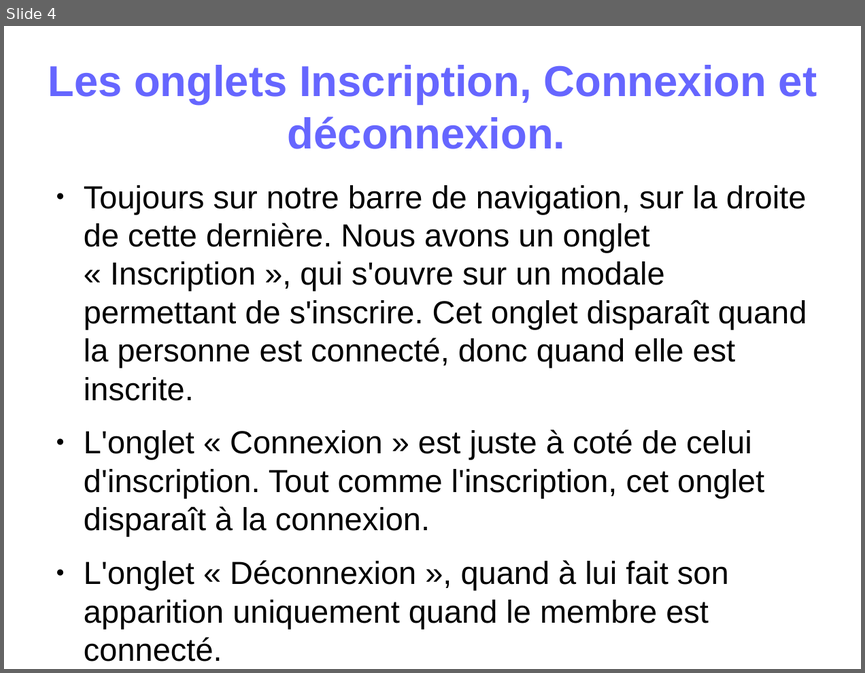
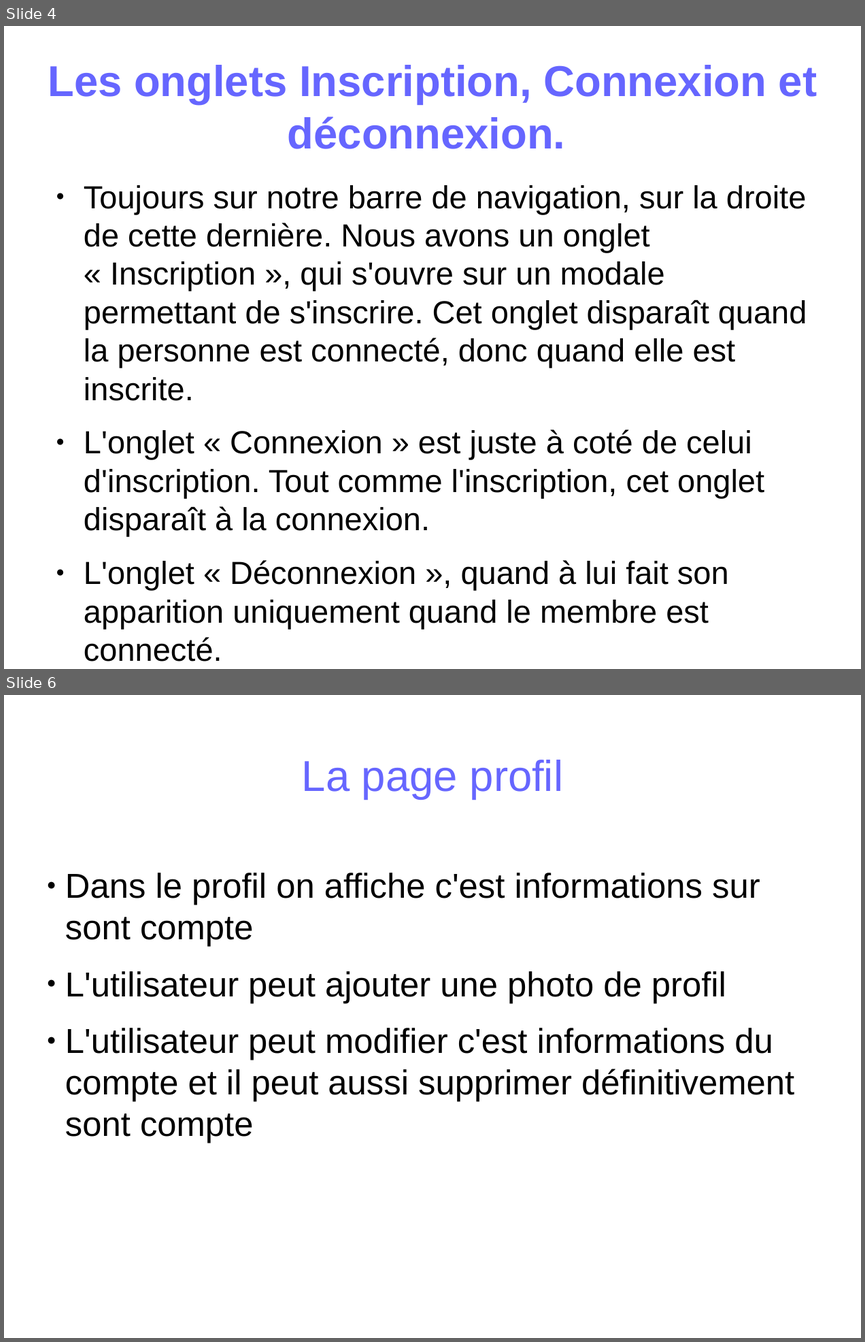
Before and after one commit to virginiecreus/Bac, a slide deck: powerpoint_de_présentation.odp. Shown one above the other, each under a label of ours: slide 4 before the commit, slides 4 and 6 after it; the slides between them are not shown. The pictures are 865x673 and 865x1342 pixels, drawn with LibreOffice and Linux fonts; fonts in the diff are those of the drawing. Boxes give left, top, right and bottom in pixels: in the first picture for what was removed or moved away, otherwise in the second. Text is boxed around its words. In the diff, an @@ line names an element or a change of style, - is before the commit and + after.

```diff
--- a/powerpoint_de_présentation.odp
+++ b/powerpoint_de_présentation.odp
@@ slide 6 added at [4,695,861,1338], background #FFFFFF @@
@@ title added at [302,760,563,799], 40 pt, text #6666FF @@
+La page profil
@@ subtitle added at [65,872,794,1143], 32 pt, text #000000 @@
+● Dans le profil on affiche c'est informations sur sont compte
+● L'utilisateur peut ajouter une photo de profil
+● L'utilisateur peut modifier c'est informations du compte et il peut aussi supprimer définitivement sont compte
```
Also in this commit, not shown: 2 other slides added, 1 slide removed.
